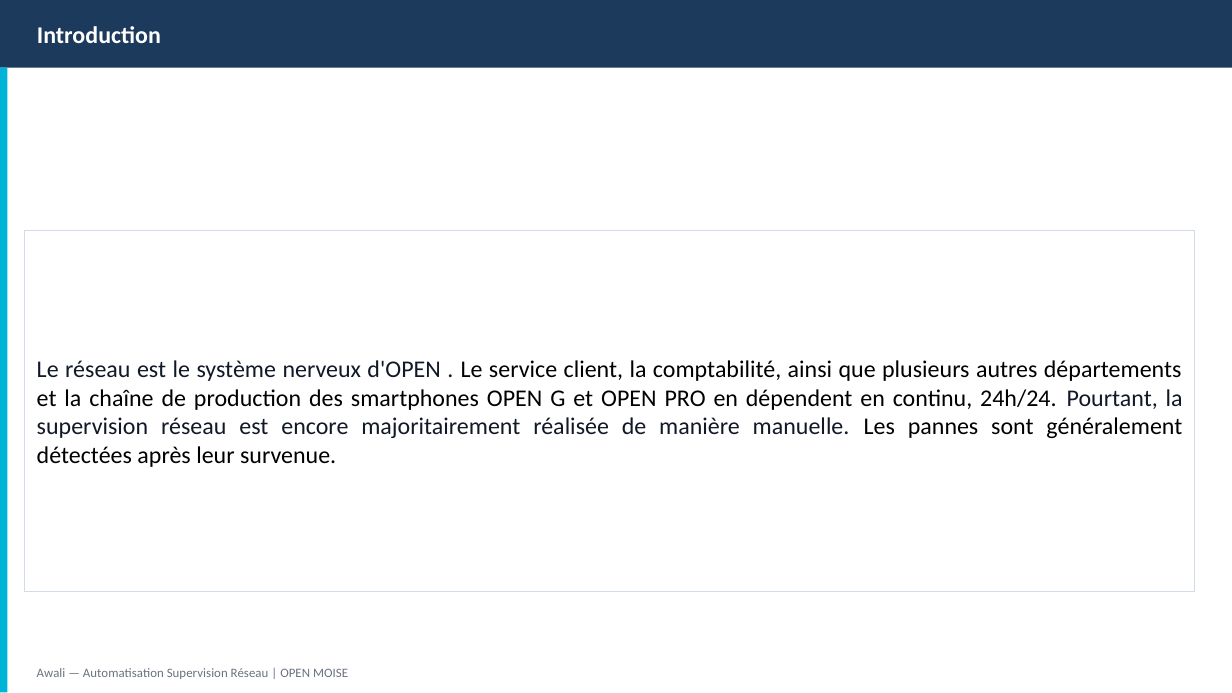
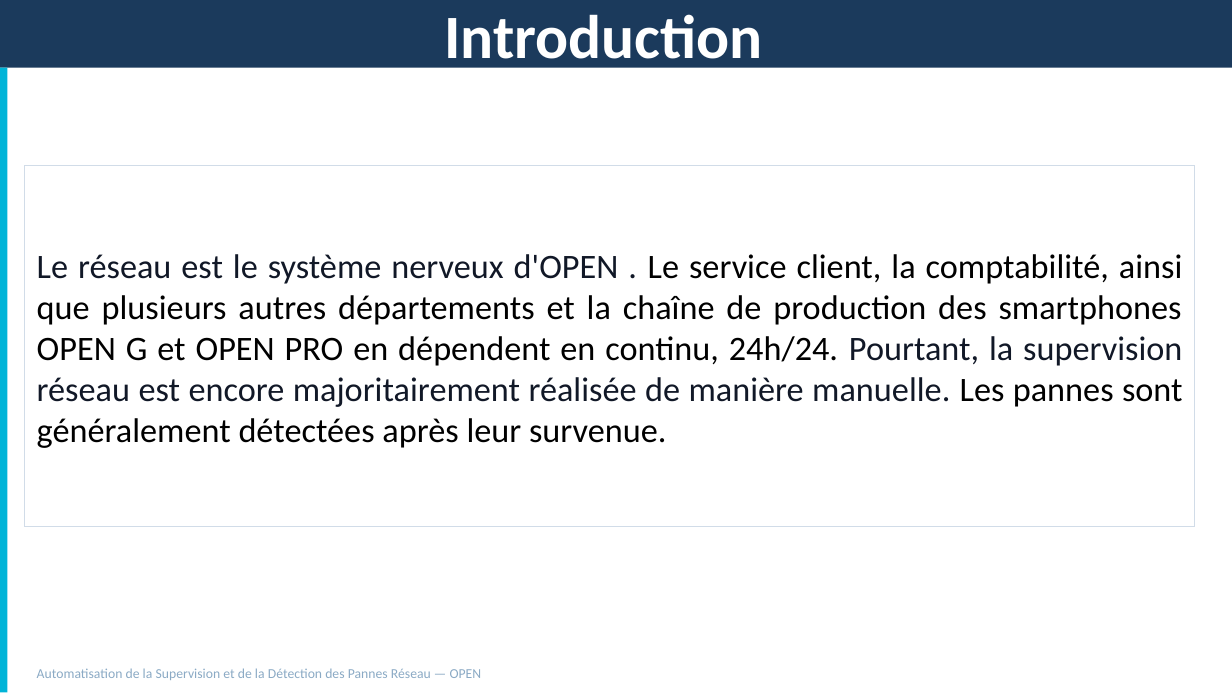
Before and after one commit to esperanceykouassi-bit/Supervision-reseau, a slide deck: slide 2 of soutenance/KOUASSI_YOO.pptx. Drawn at 1232x693 pixels with LibreOffice and Linux fonts; fonts in the diff are those of the drawing. Boxes give left, top, right and bottom in pixels: in the first picture for what was removed or moved away, otherwise in the second. Text is boxed around its words. In the diff, an @@ line names an element or a change of style, - is before the commit and + after.

```diff
--- a/soutenance/KOUASSI_YOO.pptx
+++ b/soutenance/KOUASSI_YOO.pptx
@@ text "Introduction" at bbox=[444, 14, 762, 73]: size 14 to 36 pt; alignment left to centre @@
@@ rectangle "Le réseau est le système ...": place and size @@
-rectangle "Le réseau est le système ..." at bbox=[25, 230, 1195, 591]
+rectangle "Le réseau est le système ..." at bbox=[25, 166, 1195, 527]
@@ rectangle "Le réseau est le système ..." at bbox=[25, 166, 1195, 527]: size 14 to 20 pt @@
@@ text at bbox=[37, 668, 482, 680]: text changed; size 7.5 to 8 pt; text colour #6B7280 to #8BAAC5 @@
-Awali — Automatisation Supervision Réseau | OPEN MOISE
+Automatisation de la Supervision et de la Détection des Pannes Réseau — OPEN
```
Also in this commit, not shown: 14 other slides changed, 1 slide added, 1 slide removed.
